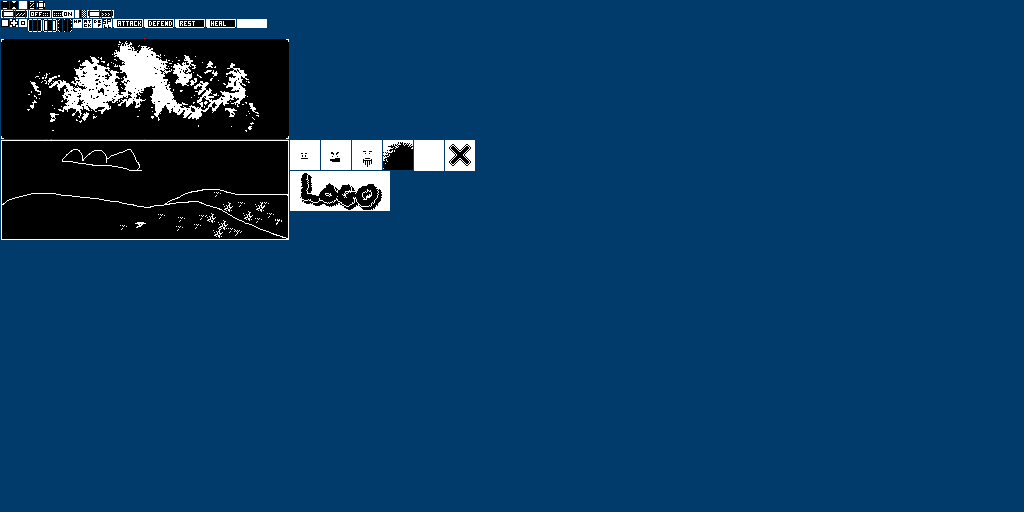
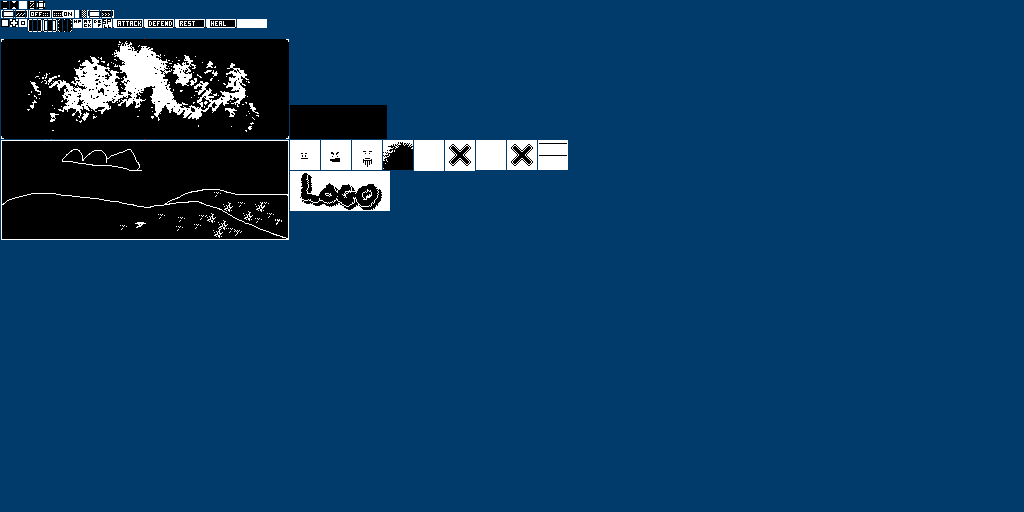
Layer changes from the first 1024px x 512px image to the second:
painted on "sprites.png" over [290, 105, 568, 170]
